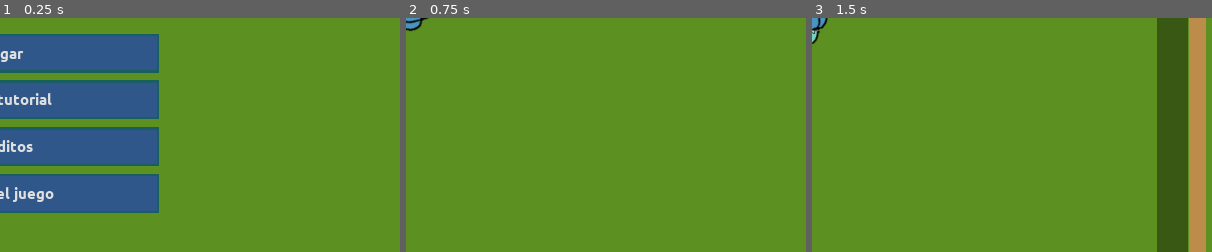
Above: before the commit, frames 1-3 (left to right).
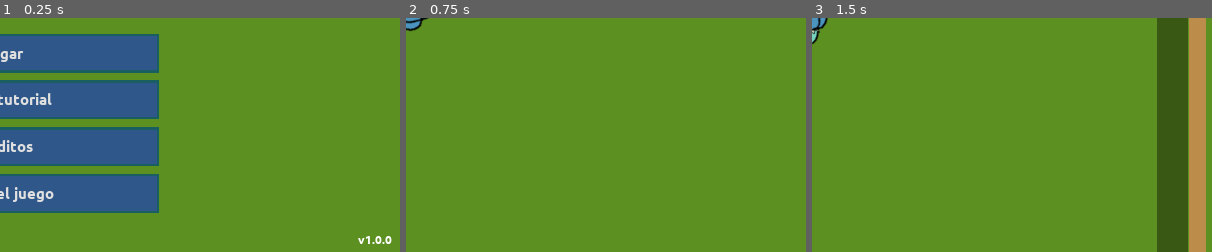
Above: after the commit, the same moments.

Repository: moisesjbc/spain-game-dev-jam-3
Game: Godot game, scene res://menus/main_menu/main_menu.tscn
The game is run twice, just before and just after one commit, with the same random seed, the same clock (stepped at 60 frames per second) and the same inputs.
Inputs (mouse positions are % of the whole screen's width and height, from its top left):
- Up to frame 1 (0.25 s): no input
- Up to frame 2 (0.75 s): click "Jugar" at 0.5 s
- Up to frame 3 (1.5 s): tap Enter at 1.25, 1.35 s; move the mouse to (72, 45) at 1.27 s; hold Right (ui_right) from 1.28 s (still down)
The pictures show only the part of the screen within x 50-100%, y 50-100%; the shares and areas given below are measured in that part.

The runs differ from the first frame. In frame 1, 0.2% of the frame differs, in the area x 89-98%, y 93-97%; in frame 2, nothing differs; in frame 3, nothing differs.

Commit message:
Añade número de versión

Diff:
--- a/godot-project/menus/main_menu/main_menu.tscn
+++ b/godot-project/menus/main_menu/main_menu.tscn
@@ -6,6 +6,9 @@
 
 [sub_resource type="DynamicFont" id=1]
 size = 50
+font_data = ExtResource( 1 )
+
+[sub_resource type="DynamicFont" id=2]
 font_data = ExtResource( 1 )
 
 [node name="main_menu" type="Control"]
@@ -72,6 +75,21 @@
 margin_right = 400.0
 margin_bottom = 230.0
 text = "Salir del juego"
+
+[node name="version" type="Label" parent="."]
+anchor_left = 1.0
+anchor_top = 1.0
+anchor_right = 1.0
+anchor_bottom = 1.0
+margin_left = -123.0
+margin_top = -25.0
+margin_right = -10.0
+custom_fonts/font = SubResource( 2 )
+text = "v1.0.0 "
+align = 2
+__meta__ = {
+"_edit_use_anchors_": false
+}
 [connection signal="pressed" from="center_container/vbox_container/buttons_container/play_button" to="." method="_on_play_button_pressed"]
 [connection signal="pressed" from="center_container/vbox_container/buttons_container/play_tutorial_button" to="." method="_on_play_tutorial_button_pressed"]
 [connection signal="pressed" from="center_container/vbox_container/buttons_container/credits_menu" to="." method="_on_credits_menu_pressed"]
--- a/godot-project/project.godot
+++ b/godot-project/project.godot
@@ -15,7 +15,7 @@
 
 [application]
 
-config/name="Tirando cable"
+config/name="Tirando cable v1.0"
 run/main_scene="res://menus/main_menu/main_menu.tscn"
 config/icon="res://gameplay/player/player.png"
 
Not shown: 1 places in godot-project/menus/main_menu/main_menu.tscn that only renumber resources
